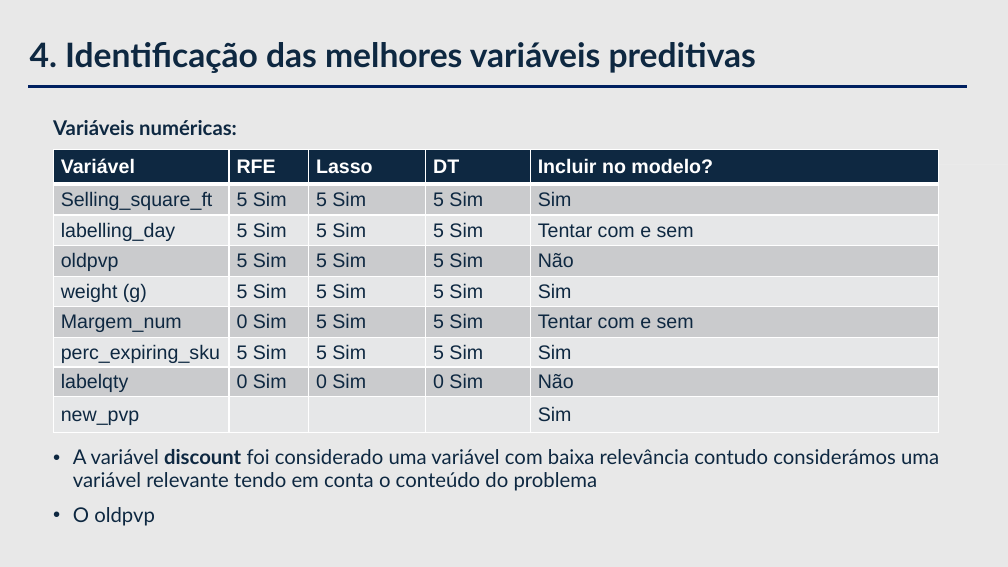
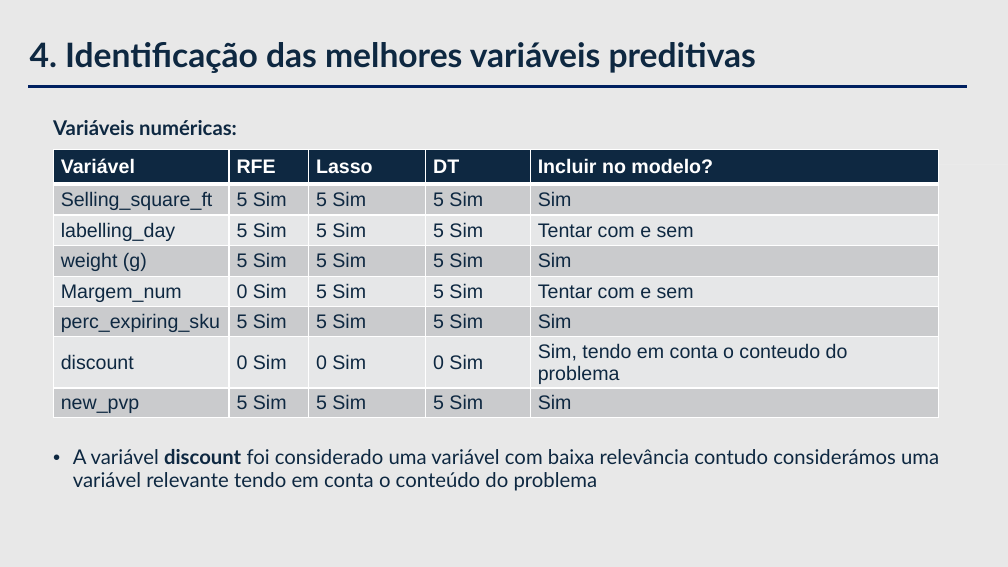
Before and after one commit to andreiacampos98/datascience_course, a slide deck: slide 7 of 10_applied/2024 EDIT LTP__PraticalCase/LTP_PraticalCase Dataset/Case Study __.pptx. Drawn at 1008x567 pixels with LibreOffice and Linux fonts; fonts in the diff are those of the drawing. Boxes give left, top, right and bottom in pixels: in the first picture for what was removed or moved away, otherwise in the second. Text is boxed around its words. In the diff, an @@ line names an element or a change of style, - is before the commit and + after.

```diff
--- a/10_applied/2024 EDIT LTP__PraticalCase/LTP_PraticalCase Dataset/Case Study __.pptx
+++ b/10_applied/2024 EDIT LTP__PraticalCase/LTP_PraticalCase Dataset/Case Study __.pptx
@@ table at bbox=[53, 149, 938, 417] @@
-row 4: oldpvp | 5 Sim | 5 Sim | 5 Sim | Não
-row 7, column 1: labelqty
+row 7, column 1: discount
-row 7, column 5: Não
+row 7, column 5: Sim, tendo em conta o conteudo do problema
-row 9: new_pvp |  |  |  | Sim
+row 8: new_pvp | 5 Sim | 5 Sim | 5 Sim | Sim
@@ text at bbox=[73, 507, 155, 526]: paragraph removed @@
-• O oldpvp
```
Also in this commit, not shown: 16 other slides changed, 1 slide added, 1 other file.
